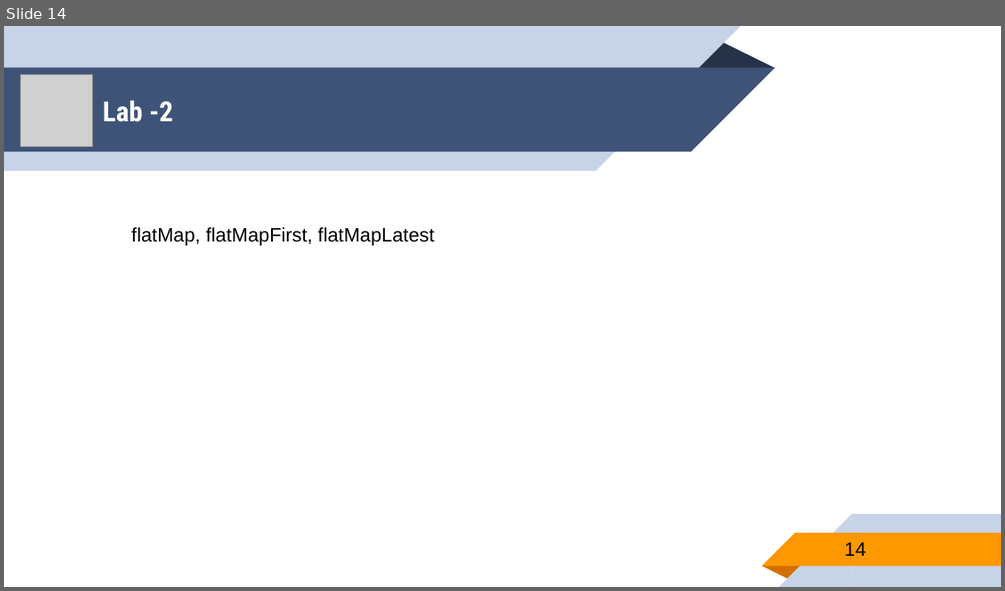
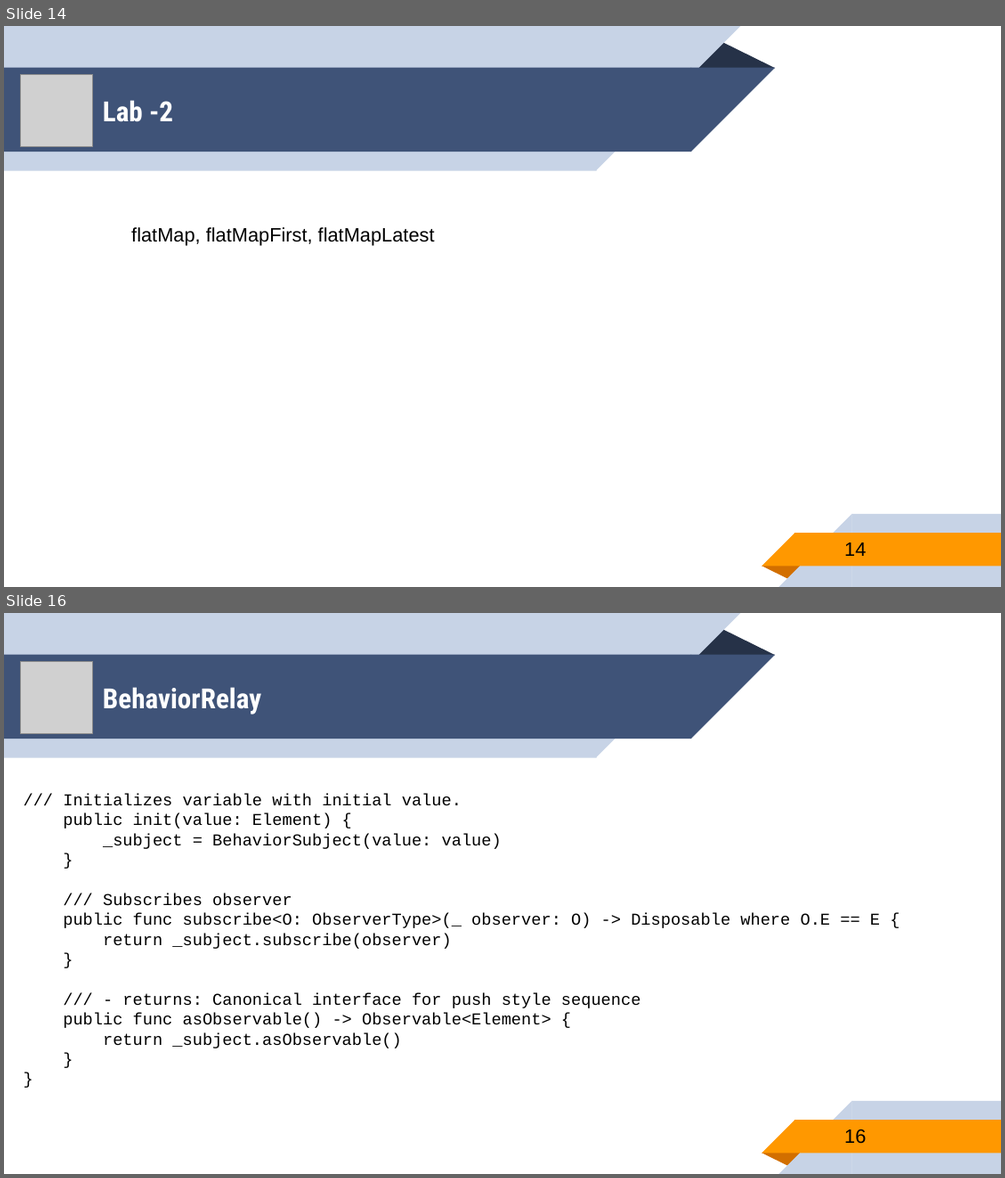
Before and after one commit to younghwankim/RxSwiftClass, a slide deck: RxSwiftBasics/day2/RxSwiftBasics2.pptx. Shown one above the other, each under a label of ours: slide 14 before the commit, slides 14 and 16 after it; the slides between them are not shown. The pictures are 1005x591 and 1005x1178 pixels, drawn with LibreOffice and Linux fonts; fonts in the diff are those of the drawing; grey boxes stand for pictures. Boxes give left, top, right and bottom in pixels: in the first picture for what was removed or moved away, otherwise in the second. Text is boxed around its words. In the diff, an @@ line names an element or a change of style, - is before the commit and + after.

Commit message:
Add BehaviorRelay

```diff
--- a/RxSwiftBasics/day2/RxSwiftBasics2.pptx
+++ b/RxSwiftBasics/day2/RxSwiftBasics2.pptx
@@ slide 16 added at bbox=[4, 613, 1001, 1174], background #FFFFFF; not listed: 10 template elements that a slide beside it also shows @@
@@ picture added at bbox=[21, 661, 94, 734] @@
@@ title added at bbox=[103, 687, 261, 714], 20 pt, text #FFFFFF, bold @@
+BehaviorRelay
@@ text added at bbox=[63, 794, 880, 1048], 12 pt, text #000000 @@
+/// Initializes variable with initial value.
+public init(value: Element) {
+_subject = BehaviorSubject(value: value)
+}
+/// Subscribes observer
+public func subscribe<O: ObserverType>(_ observer: O) -> Disposable where O.E == E {
+return _subject.subscribe(observer)
+}
+/// - returns: Canonical interface for push style sequence
+public func asObservable() -> Observable<Element> {
+return _subject.asObservable()
+}
+}
@@ page number added at bbox=[844, 1128, 866, 1143], 14 pt, text #000000 @@
+16
```
Also in this commit, not shown: 1 other slide added, 1 other file.
